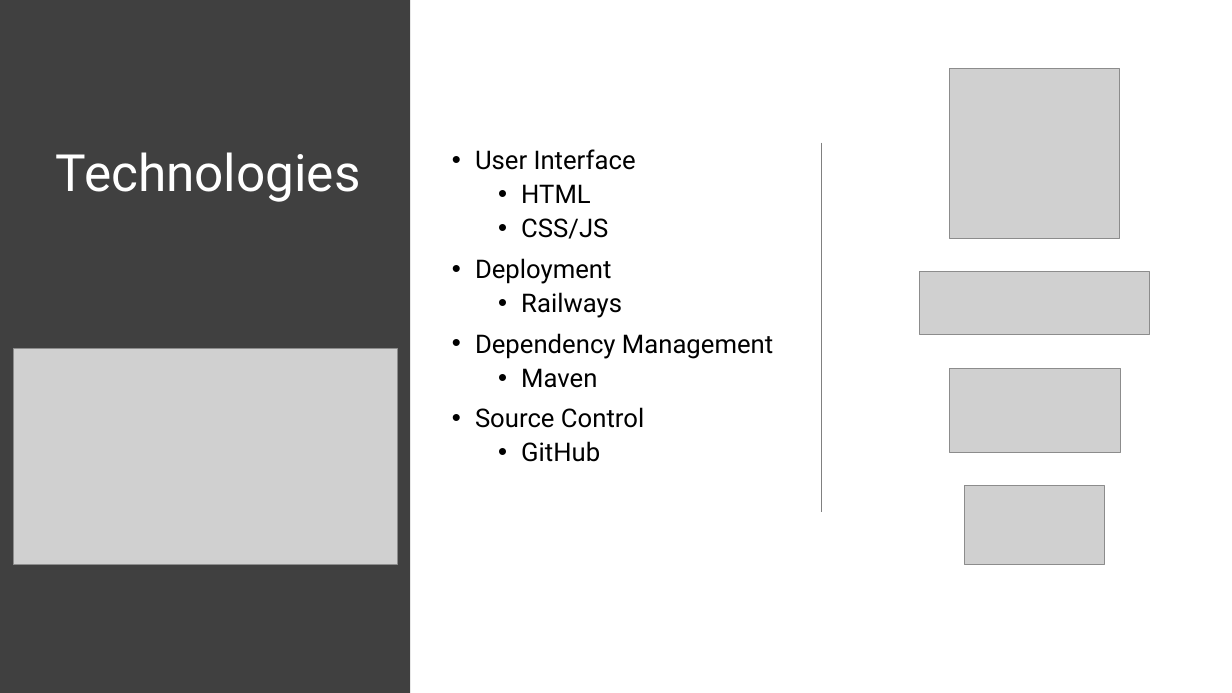
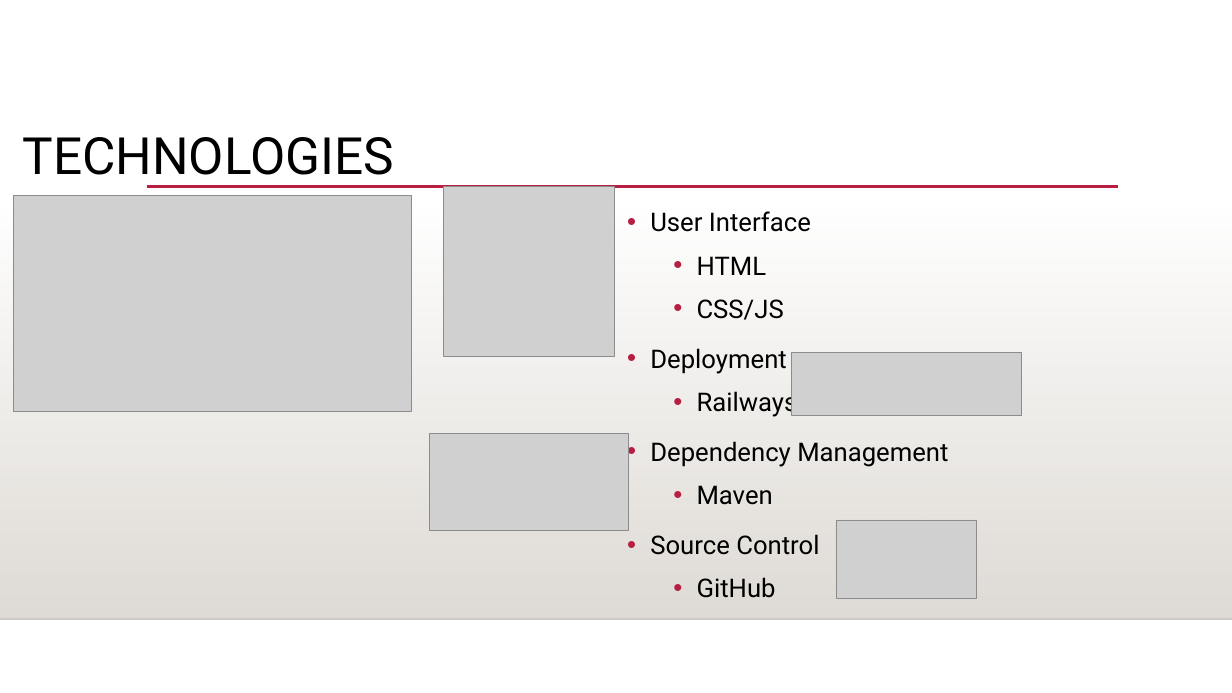
Before and after one commit to fcynnek/Final-Project, a slide deck: slide 8 of Final Project Documentation/Final Project Presentation.pptx. Drawn at 1232x693 pixels with LibreOffice and Linux fonts; fonts in the diff are those of the drawing; grey boxes stand for pictures; background and template pictures are left out. Boxes give left, top, right and bottom in pixels: in the first picture for what was removed or moved away, otherwise in the second. Text is boxed around its words. In the diff, an @@ line names an element or a change of style, - is before the commit and + after.

```diff
--- a/Final Project Documentation/Final Project Presentation.pptx
+++ b/Final Project Documentation/Final Project Presentation.pptx
@@ rectangle removed at (x1=0, y1=0, x2=410, y2=693) @@
@@ title at (x1=22, y1=137, x2=393, y2=187): text changed; text colour #FFFFFF to #000000 @@
-Technologies
+TECHNOLOGIES
@@ line removed from (822, 142) to (822, 512) @@
@@ rectangle added at (x1=0, y1=204, x2=1232, y2=619), fill gradient #DFDBD5 @@
@@ picture resized from (x1=13, y1=348, x2=397, y2=565) to (x1=13, y1=195, x2=411, y2=411) @@
@@ line added from (147, 187) to (1118, 187), #B71E42 2.5 pt @@
@@ picture moved from (x1=949, y1=68, x2=1119, y2=238) to (x1=444, y1=187, x2=614, y2=357) @@
@@ text "User Interface" moved from (x1=475, y1=149, x2=773, y2=462) to (x1=650, y1=211, x2=948, y2=598) @@
@@ text "User Interface" at (x1=650, y1=211, x2=948, y2=598): line spacing 0.9 to 1.2 @@
@@ picture moved from (x1=920, y1=272, x2=1149, y2=335) to (x1=792, y1=353, x2=1021, y2=416) @@
@@ picture resized from (x1=949, y1=368, x2=1120, y2=452) to (x1=430, y1=433, x2=629, y2=531) @@
@@ picture moved from (x1=965, y1=486, x2=1105, y2=565) to (x1=836, y1=520, x2=977, y2=599) @@
@@ line added from (0, 619) to (1232, 619), #000001 1 pt @@
```
Also in this commit, not shown: 9 other slides changed.
